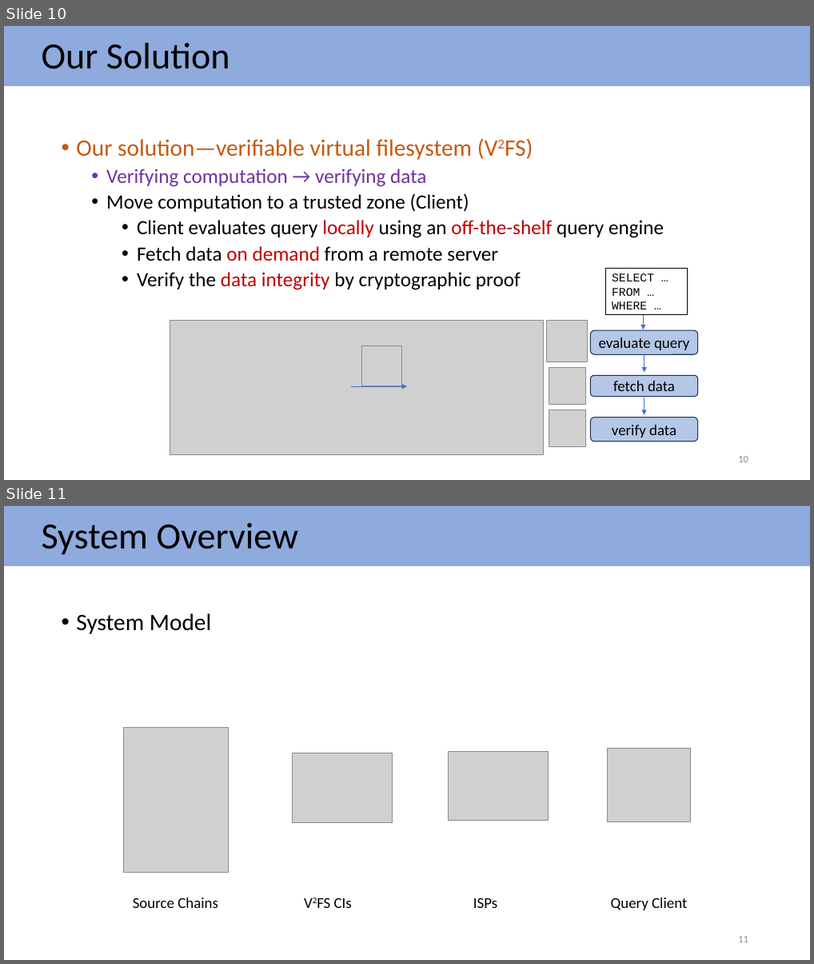
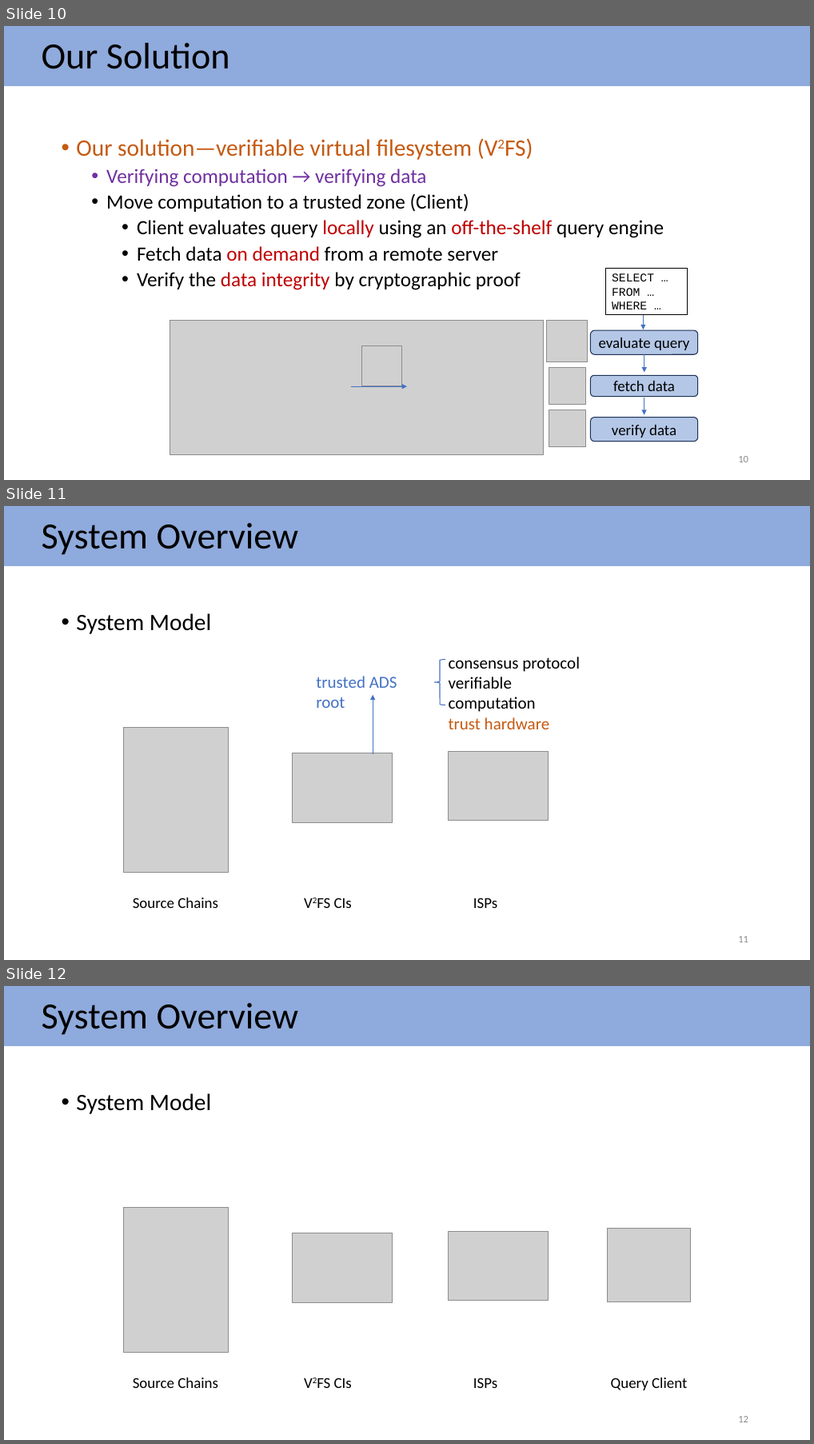
Before and after one commit to haixin-wang/docs, a slide deck: slides.pptx. Shown one above the other, each under a label of ours: slides 10 and 11 before the commit, slides 10, 11 and 12 after it. The pictures are 814x964 and 814x1444 pixels, drawn with LibreOffice and Linux fonts; fonts in the diff are those of the drawing; grey boxes stand for pictures. Boxes give left, top, right and bottom in pixels: in the first picture for what was removed or moved away, otherwise in the second. Text is boxed around its words. In the diff, an @@ line names an element or a change of style, - is before the commit and + after.

Commit message:
update slides

```diff
--- a/slides.pptx
+++ b/slides.pptx
@@ slide 11 added at [4, 506, 810, 960], background #FFFFFF @@
@@ rectangle added at [4, 506, 810, 567], fill #8FAADC @@
@@ title added at [42, 523, 299, 555], 44 pt, text #000000 @@
+System Overview
@@ text added at [76, 613, 211, 634], 28 pt, text #000000 @@
+• System Model
@@ left brace added at [434, 659, 446, 704], outline #4472C4 1 pt @@
@@ text added at [449, 656, 580, 729], 20 pt, text #000000 @@
+consensus protocol
+verifiable computation
+trust hardware
@@ text added at [316, 676, 398, 708], 20 pt, text #4472C4 @@
+trusted ADS root
@@ arrow added from (373, 754) to (373, 695), #4472C4 1 pt @@
@@ picture added at [124, 727, 229, 872] @@
@@ picture added at [293, 753, 393, 823] @@
@@ picture added at [448, 751, 549, 820] @@
@@ text added at [133, 897, 218, 908], 18 pt, text #000000 @@
+Source Chains
@@ text added at [334, 897, 352, 908], 18 pt, text #000000 @@
+V2FS CIs
@@ text added at [474, 897, 498, 908], 18 pt, text #000000 @@
+ISPs
@@ page number added at [738, 936, 749, 942], 12 pt, text #8C8C8C @@
+11
@@ what was slide 11 is now slide 12 @@
```
